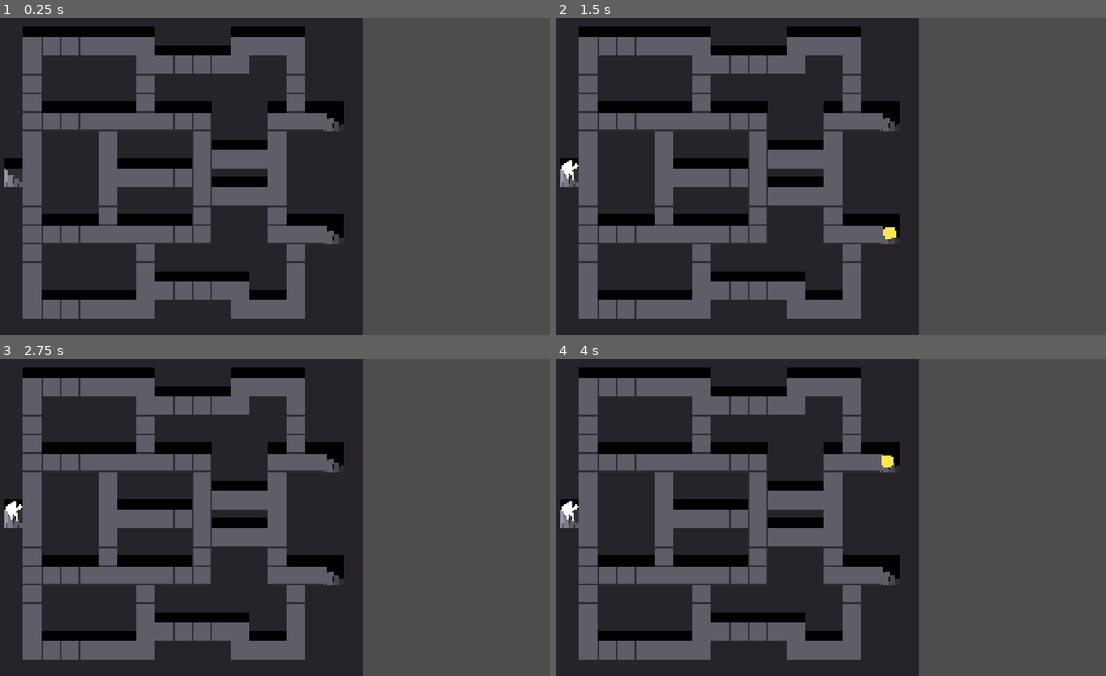
Above: before the commit, frames 1-4 (two rows, left to right).
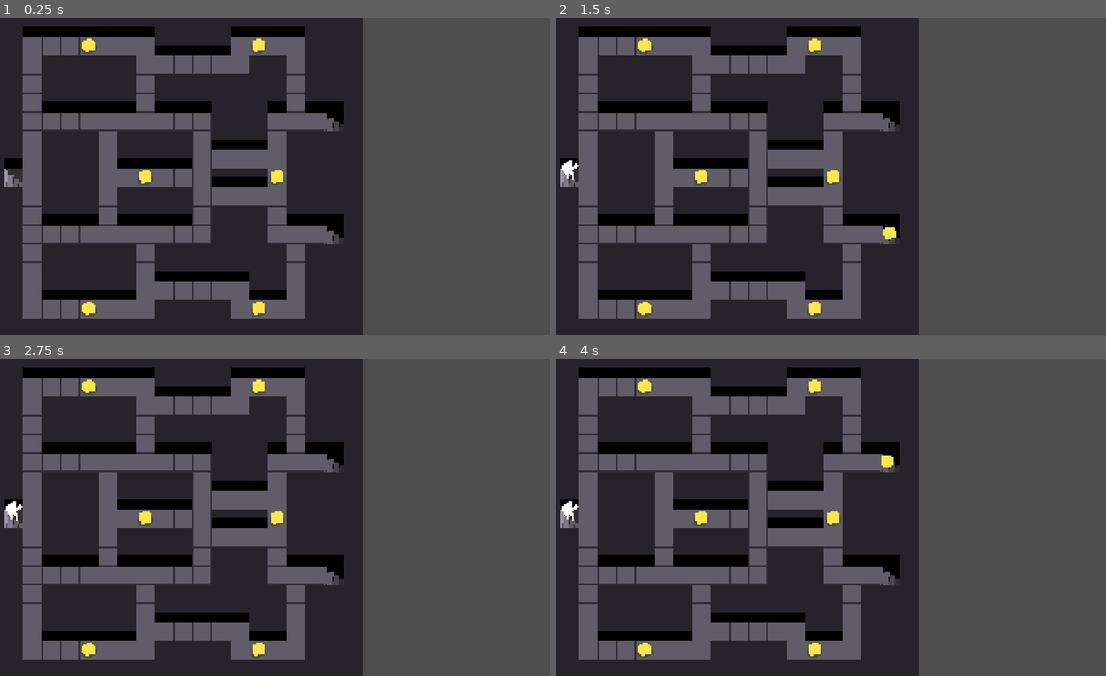
Above: after the commit, the same moments.

Repository: NunoDasNeves/igc-jam-godot-template
Game: Godot game, scene res://main.tscn
The game is run twice, just before and just after one commit, with the same random seed, the same clock (stepped at 60 frames per second) and the same inputs.
Inputs:
- Up to frame 1 (0.25 s): no input
- Up to frame 2 (1.5 s): tap Enter at 0.5 s; hold D (Right) 0.53-1.28 s; tap Z (Attack) at 0.6 s; hold S (Down) from 1.28 s (still down); tap X (Interact) at 1.35 s
- Up to frame 3 (2.75 s): tap Space at 2 s; release S (Down) at 2.03 s; hold D (Right) from 2.03 s (still down); hold K from 2.03 s (still down)
- Up to frame 4 (4 s): tap Enter at 2.75 s; release D (Right) at 2.78 s; release K at 2.78 s; hold W (Up) 2.78-3.53 s; tap Z (Attack) at 2.85 s; tap Space at 3.5 s; hold A (Left) from 3.53 s (still down); tap X (Interact) at 3.6 s

The runs differ from the first frame. In frame 1, 0.6% of the frame differs, in the area x 14-52%, y 6-95%; in frame 2, 0.6%; in frame 3, 0.6%; in frame 4, 0.6%.

Commit message:
make the chests actually spawn

Diff:
--- a/entities/chest/chest.gd
+++ b/entities/chest/chest.gd
@@ -1 +1 @@
-class_name Chest extends Node2D
+class_name Chest extends Entity
--- a/levels/level.gd
+++ b/levels/level.gd
@@ -10,6 +10,7 @@
 
 var hero_spawn_points: Array[SpawnPoint] = []
 var monster_spawn_points: Array[SpawnPoint] = []
+var chest_spawn_points: Array[SpawnPoint] = []
 
 func create_spawn_point(coord: Vector2i, time_secs: float) -> SpawnPoint:
 	var point = preload("res://levels/spawn_point.tscn").instantiate()
@@ -28,6 +29,8 @@
 			hero_spawn_points.append(create_spawn_point(coord, 0.5))
 		if tile_data.get_custom_data("stairs_down"):
 			monster_spawn_points.append(create_spawn_point(coord, 0.5))
+		if tile_data.get_custom_data("chest"):
+			chest_spawn_points.append(create_spawn_point(coord, 10))
 
 func coord_is_wall(coord: Vector2i) -> bool:
 	var tile_data: TileData = wall_tiles.get_cell_tile_data(coord)
--- a/levels/level_0.tscn
+++ b/levels/level_0.tscn
@@ -11,7 +11,7 @@
 tile_set = ExtResource("1_eus5j")
 
 [node name="OtherTiles" type="TileMapLayer" parent="."]
-tile_map_data = PackedByteArray("AAABAAgAAQAAAAUAAAASAAUAAQAAAAQAAAASAAsAAQAAAAQAAAA=")
+tile_map_data = PackedByteArray("AAABAAgAAQAAAAUAAAASAAUAAQAAAAQAAAASAAsAAQAAAAQAAAAFAAEAAQAAAAYAAAAFAA8AAQAAAAYAAAAIAAgAAQAAAAYAAAAOAA8AAQAAAAYAAAAOAAEAAQAAAAYAAAAPAAgAAQAAAAYAAAA=")
 tile_set = ExtResource("1_eus5j")
 
 [node name="WallTiles" type="TileMapLayer" parent="."]
--- a/levels/spawn_point.gd
+++ b/levels/spawn_point.gd
@@ -17,5 +17,11 @@
 	# wait a bit before this spawner can be used again
 	timer.start(time_secs)
 
+func delay_spawn_entity(scene: PackedScene, entities_parent: Node, delay_secs) -> void:
+	timer.start(delay_secs)
+	for c in timer.timeout.get_connections():
+		timer.timeout.disconnect(c)
+	timer.timeout.connect(func (): spawn_entity(scene, entities_parent))
+
 func can_spawn() -> bool:
 	return timer.time_left <= 0
--- a/tilesets/test_tileset.tres
+++ b/tilesets/test_tileset.tres
@@ -15,6 +15,8 @@
 0:4/0/custom_data_2 = true
 0:5/0 = 0
 0:5/0/custom_data_1 = true
+0:6/0 = 0
+0:6/0/custom_data_3 = true
 
 [resource]
 tile_size = Vector2i(64, 64)
@@ -24,4 +26,6 @@
 custom_data_layer_1/type = 1
 custom_data_layer_2/name = "stairs_down"
 custom_data_layer_2/type = 1
+custom_data_layer_3/name = "chest"
+custom_data_layer_3/type = 1
 sources/1 = SubResource("TileSetAtlasSource_8n1lv")
--- a/world.gd
+++ b/world.gd
@@ -1,10 +1,13 @@
 extends Node2D
+
+const chest_scene = preload("res://entities/chest/chest.tscn")
 
 @onready var entities_container: Node2D = $Entities
 @onready var level: Level = $Level
 
 func _ready() -> void:
-	pass
+	for chest_spawner: SpawnPoint in level.chest_spawn_points:
+		chest_spawner.spawn_entity(chest_scene, entities_container)
 
 func _process(_delta: float) -> void:
 	pass
Binary file changed: tilemap-test.aseprite
Binary file changed: tilesets/tilemap-test.png
